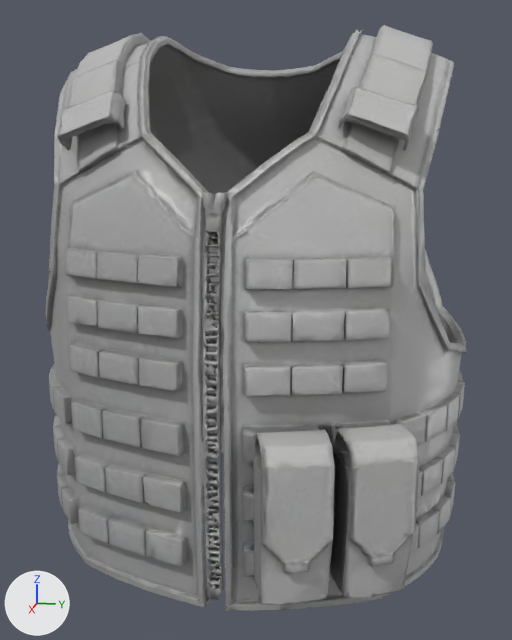
A saved change to the glTF model assets/modelos/farda_colete.glb.
Camera for both pictures: a 50 mm camera at (1.346, 0.281, 0.283) aimed at (0.014, 0.015, -0.05). Lighting does not change. The marker at lower left points along +X, +Y and +Z. The picture after the commit comes second. Vertices at exactly the same position are counted once.

Script lines for the objects in view, before the commit:
```python
me_mesh_0 = bpy.data.meshes.new('Mesh_0')
me_mesh_0.from_pydata(...)  # 23651 vertices, 47788 faces; spans x -0.381..0.39, y -0.42..0.421, z -0.5..0.5
me_mesh_0.materials.append(mat_tripo_material_96f64533_6d14_40e3_a455_e2e254004f52)
ob_tripo_node_96f64533_6d14_40e3_a455_e2e254004f52 = bpy.data.objects.new('tripo_node_96f64533-6d14-40e3-a455-e2e254004f52', me_mesh_0)
ob_tripo_node_96f64533_6d14_40e3_a455_e2e254004f52.location = (0.0, 0.0, 0.0)
```
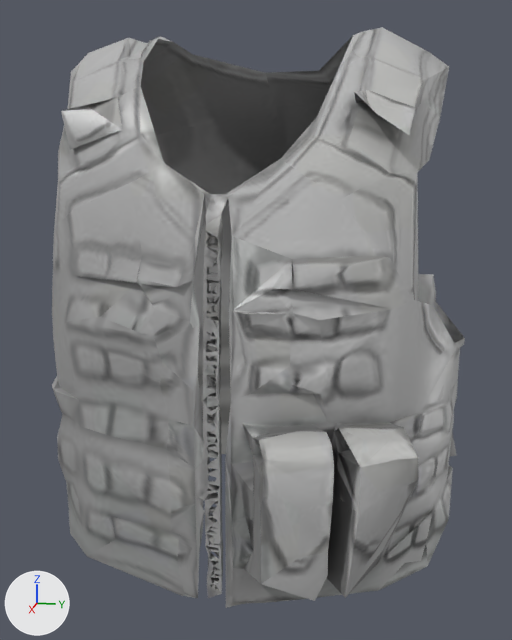
Location of each change, (x1, y1, x2, y2) in pixels of the pictures (512 x 640 px):
'tripo_node_96f64533-6d14-40e3-a455-e2e254004f52', reshaped
    before: (46, 25, 467, 611)
    after: (52, 27, 465, 608)
part 1 of me_mesh_0, deleted
    before: (46, 25, 467, 611)

The change, as a list of edits to the scene's bpy script:
```text
Change me_mesh_0:
    used by ob_tripo_node_96f64533_6d14_40e3_a455_e2e254004f52; location = (0.0, 0.0, 0.0)
    remove me_mesh_0.from_pydata(...)  # 23651 vertices, 47788 faces; spans x -0.381..0.39, y -0.42..0.421, z -0.5..0.5
    add me_mesh_0.from_pydata(...)  # 1263 vertices, 3000 faces; spans x -0.374..0.39, y -0.42..0.419, z -0.5..0.492
    me_mesh_0 part 1: 22388 vertices removed from x -0.381..0.39, y -0.42..0.421, z -0.5..0.5
```
